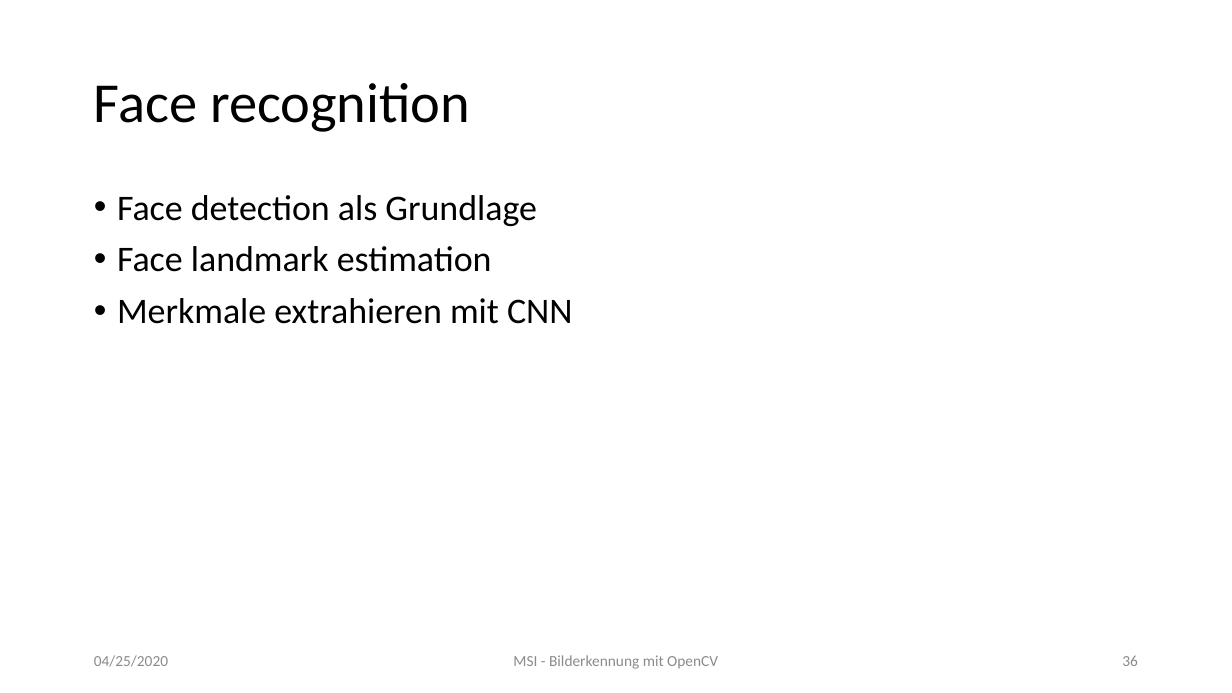
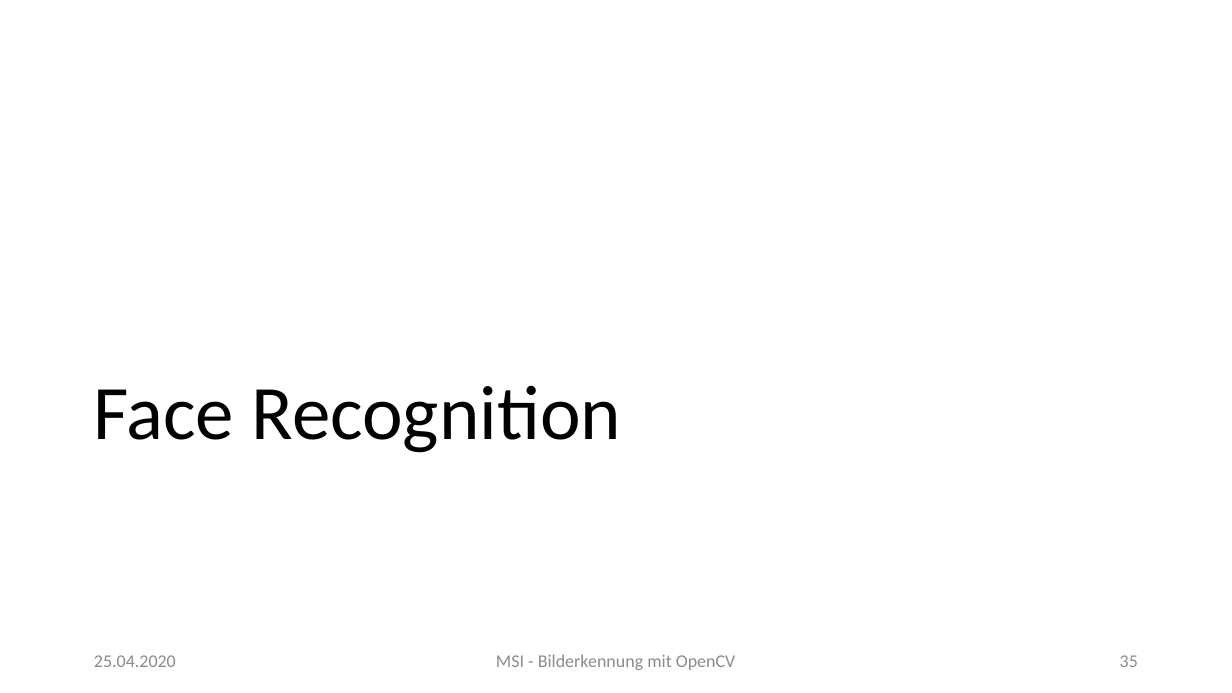
Before and after one commit to MarkusClln/MSI, a slide deck: slide 35 of Bilderkennung mit OpenCV.pptx (slide 36 before the commit). Drawn at 1232x693 pixels with LibreOffice and Linux fonts; fonts in the diff are those of the drawing. Boxes give left, top, right and bottom in pixels: in the first picture for what was removed or moved away, otherwise in the second. Text is boxed around its words. In the diff, an @@ line names an element or a change of style, - is before the commit and + after.

```diff
--- a/Bilderkennung mit OpenCV.pptx
+++ b/Bilderkennung mit OpenCV.pptx
@@ title "Face Recognition" at <box>93,385,621,453</box>: vertical alignment middle to bottom @@
@@ text removed at <box>117,195,572,324</box> @@
-• Face detection als Grundlage
-• Face landmark estimation
-• Merkmale extrahieren mit CNN
@@ title at <box>93,385,621,453</box>: text changed; size 44 to 60 pt @@
-Face recognition
+Face Recognition
@@ text at <box>94,655,176,667</box>: text changed; size 12 to 14 pt @@
-04/25/2020
+25.04.2020
@@ text "MSI - Bilderkennung mit OpenCV" at <box>496,654,736,670</box>: size 12 to 14 pt @@
@@ page number at <box>1120,655,1138,667</box>: text changed; size 12 to 14 pt @@
-36
+35
```
Also in this commit, not shown: 46 other slides changed, 4 slides added, 3 other files.
